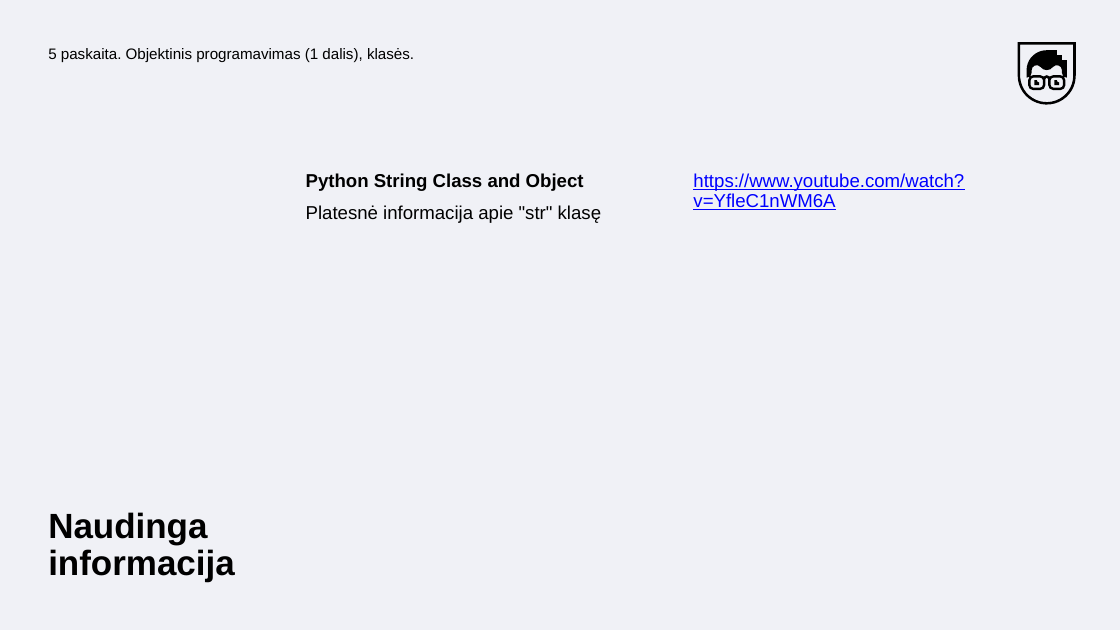
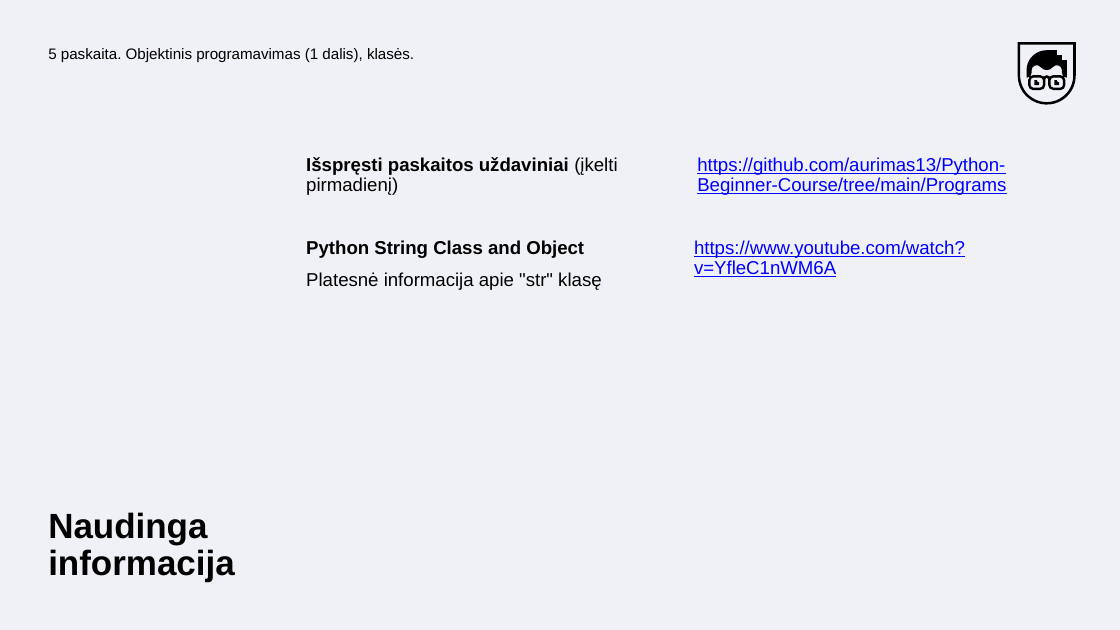
Before and after one commit to aurimas13/Python-Beginner-Course, a slide deck: slide 17 of Lectures/05_paskaita (Objektinis programavimas. 1 dalis).pptx. Drawn at 1120x630 pixels with LibreOffice and Linux fonts; fonts in the diff are those of the drawing. Boxes give left, top, right and bottom in pixels: in the first picture for what was removed or moved away, otherwise in the second. Text is boxed around its words. In the diff, an @@ line names an element or a change of style, - is before the commit and + after.

Commit message:
Added slides

```diff
--- a/Lectures/05_paskaita (Objektinis programavimas. 1 dalis).pptx
+++ b/Lectures/05_paskaita (Objektinis programavimas. 1 dalis).pptx
@@ text added at <box>306,157,617,195</box>, 16 pt, text #000000, bold @@
+Išspręsti paskaitos uždaviniai (įkelti pirmadienį)
@@ text added at <box>697,157,1006,195</box>, 16 pt, text #0000FF, underline @@
+https://github.com/aurimas13/Python-Beginner-Course/tree/main/Programs
@@ 3 texts: place and size @@
-3 texts at <box>306,173,964,223</box>
+3 texts at <box>306,240,965,290</box>
```
Also in this commit, not shown: 1 other file.
